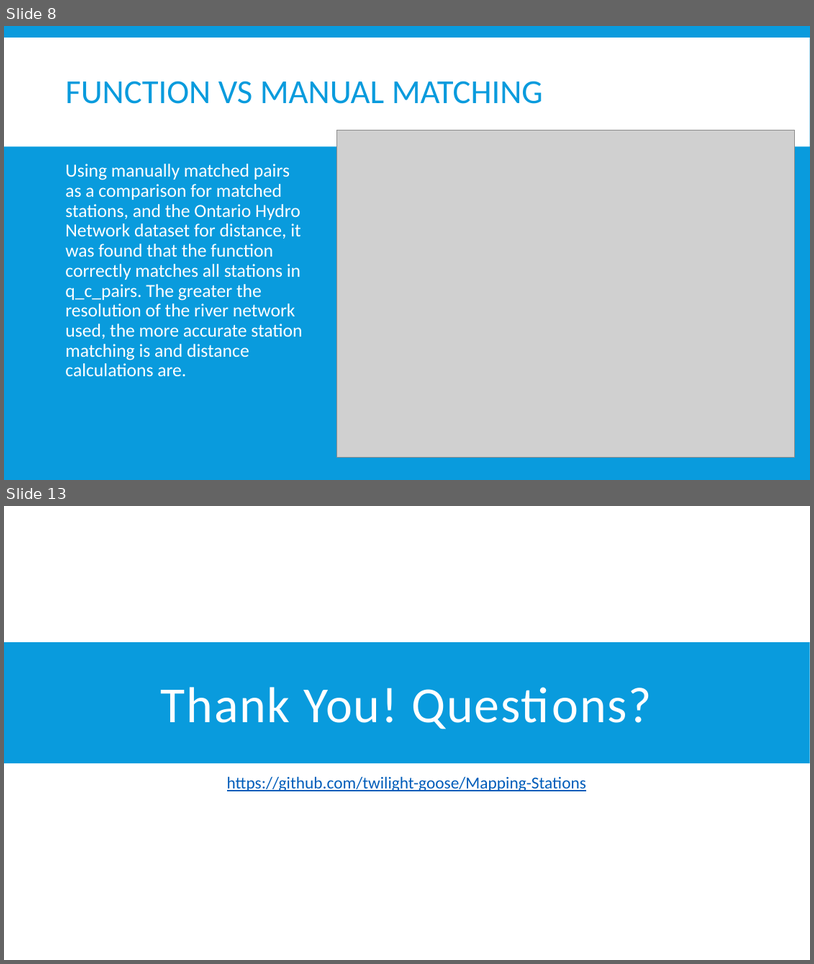
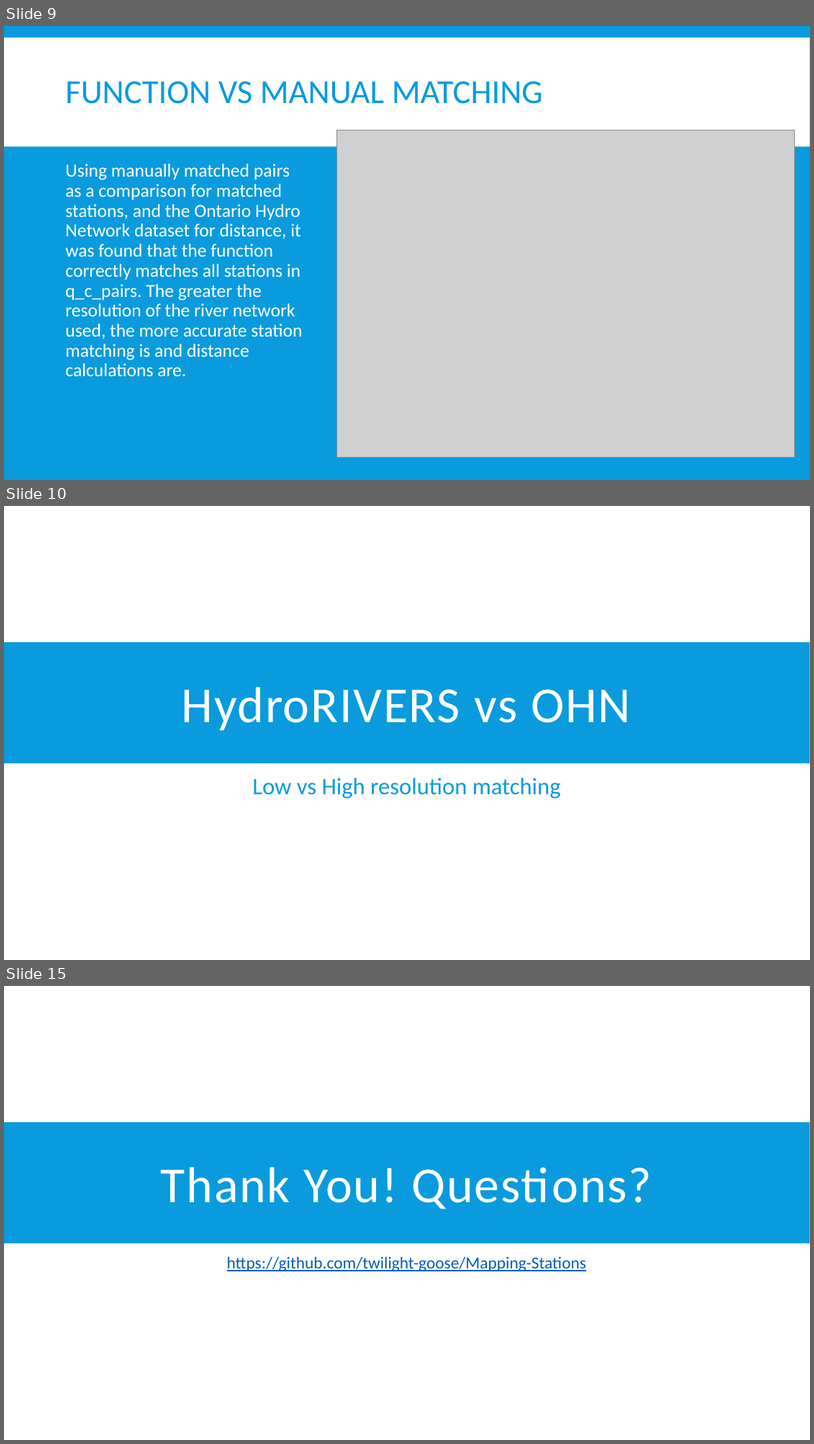
Before and after one commit to twilight-goose/Mapping-Stations, a slide deck: mapping-stations.pptx. Shown one above the other, each under a label of ours: slides 8 and 13 before the commit, slides 9, 10 and 15 after it; the slides between them are not shown. The pictures are 814x964 and 814x1444 pixels, drawn with LibreOffice and Linux fonts; fonts in the diff are those of the drawing; grey boxes stand for pictures. Boxes give left, top, right and bottom in pixels: in the first picture for what was removed or moved away, otherwise in the second. Text is boxed around its words. In the diff, an @@ line names an element or a change of style, - is before the commit and + after.

```diff
--- a/mapping-stations.pptx
+++ b/mapping-stations.pptx
@@ slide 10 added at [4, 506, 810, 960], background #FFFFFF; not listed: 1 template element that a slide beside it also shows @@
@@ title added at [182, 687, 631, 731], 60 pt, text #FFFFFF @@
+HydroRIVERS vs OHN
@@ text added at [252, 777, 561, 798], 28 pt, text #099BDD @@
+Low vs High resolution matching
@@ what was slide 8 is now slide 9 @@
@@ what was slide 13 is now slide 15 @@
```
Also in this commit, not shown: 7 slides changed, 1 other slide added.
